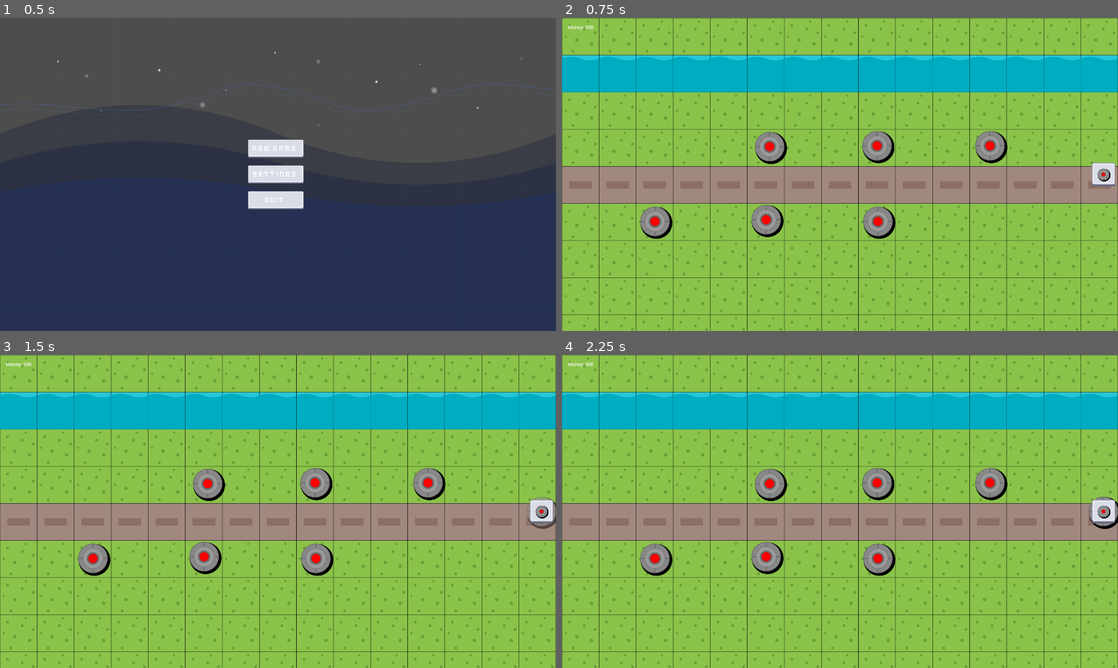
Above: before the commit, frames 1-4 (two rows, left to right).
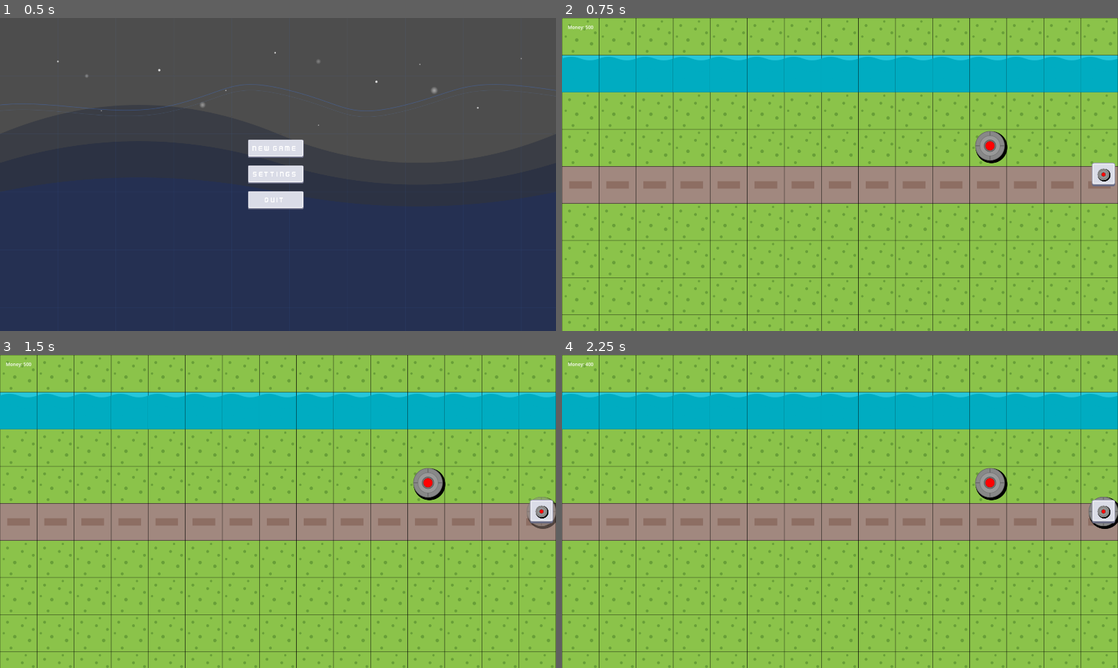
Above: after the commit, the same moments.

Repository: Kotowskey/tower-defense
Game: Godot game, scene res://scenes/scene_handler.tscn
Same seed, same stepped clock (60 frames per second), same inputs: the game is played once before the commit and once after it.
Inputs (mouse positions are in pixels of both pictures, inside the frame that each line leads up to):
- Up to frame 1 (0.5 s): no input
- Up to frame 2 (0.75 s): click "NEW GAME" at 0.5 s
- Up to frame 3 (1.5 s): click (539, 511) at 1.25 s
- Up to frame 4 (2.25 s): click (1101, 511) at 2 s

Frame 1 is identical in both runs. In frame 2, 2.4% of the frame differs, in the area x 14-60%, y 36-71%; in frame 3, 2.4%; in frame 4, 2.4%.

Commit message:
Update map.tscn

Diff:
--- a/scenes/map.tscn
+++ b/scenes/map.tscn
@@ -66,20 +66,5 @@
 [node name="Tower" parent="Turrets" instance=ExtResource("2_l8gyp")]
 position = Vector2(1478, 441)
 
-[node name="Tower2" parent="Turrets" instance=ExtResource("2_l8gyp")]
-position = Vector2(1088, 441)
-
-[node name="Tower3" parent="Turrets" instance=ExtResource("2_l8gyp")]
-position = Vector2(1091, 702)
-
-[node name="Tower4" parent="Turrets" instance=ExtResource("2_l8gyp")]
-position = Vector2(321, 702)
-
-[node name="Tower5" parent="Turrets" instance=ExtResource("2_l8gyp")]
-position = Vector2(705, 696)
-
-[node name="Tower6" parent="Turrets" instance=ExtResource("2_l8gyp")]
-position = Vector2(717, 444)
-
 [node name="Path2D" type="Path2D" parent="."]
 curve = SubResource("Curve2D_s2nao")
